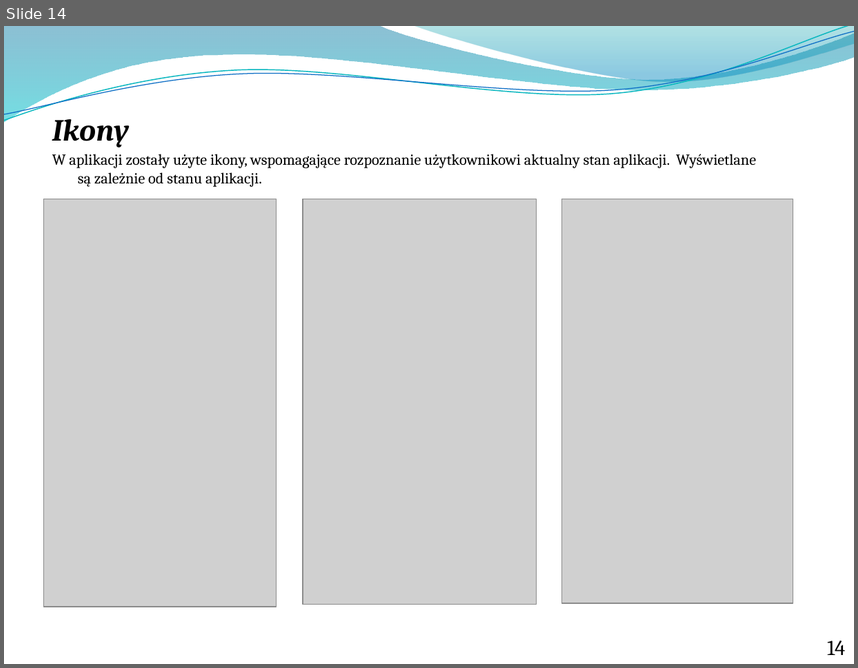
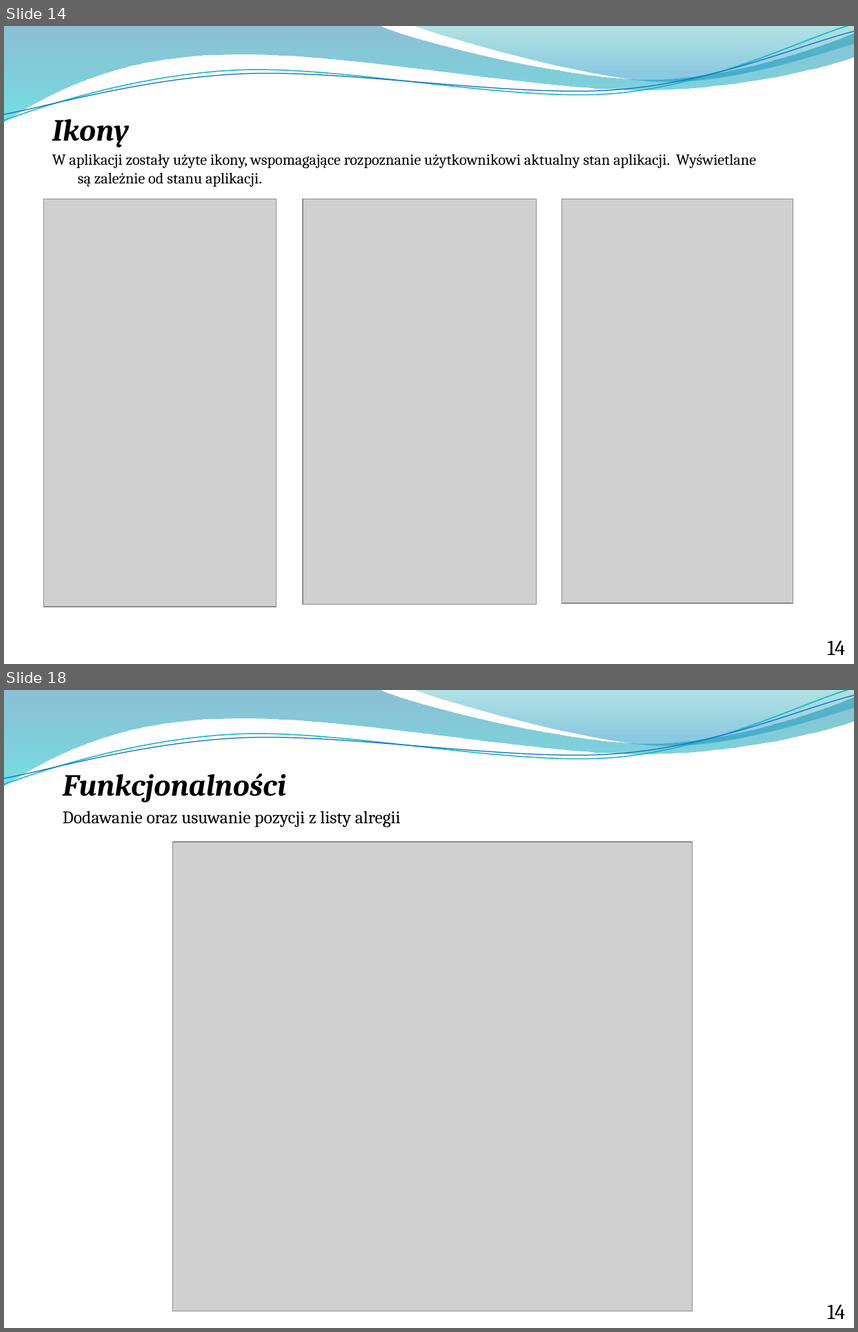
Before and after one commit to pckielbasa/praca_inz, a slide deck: Prezentacja Praca Inż.pptx. Shown one above the other, each under a label of ours: slide 14 before the commit, slides 14 and 18 after it; the slides between them are not shown. The pictures are 858x668 and 858x1332 pixels, drawn with LibreOffice and Linux fonts; fonts in the diff are those of the drawing; grey boxes stand for pictures; background and template pictures are left out. Boxes give left, top, right and bottom in pixels: in the first picture for what was removed or moved away, otherwise in the second. Text is boxed around its words. In the diff, an @@ line names an element or a change of style, - is before the commit and + after.

```diff
--- a/Prezentacja Praca Inż.pptx
+++ b/Prezentacja Praca Inż.pptx
@@ slide 18 added at (4,690,854,1328), background picture (left out); not listed: 4 template elements that a slide beside it also shows @@
@@ text added at (63,773,401,827), 15 pt, text #000000 @@
+Funkcjonalności
+Dodawanie oraz usuwanie pozycji z listy alregii
@@ picture added at (172,842,692,1312) @@
@@ text added at (827,1304,845,1319), 18 pt, text #000000 @@
+14
```
Also in this commit, not shown: 3 slides changed, 4 other slides added, 14 other files.
